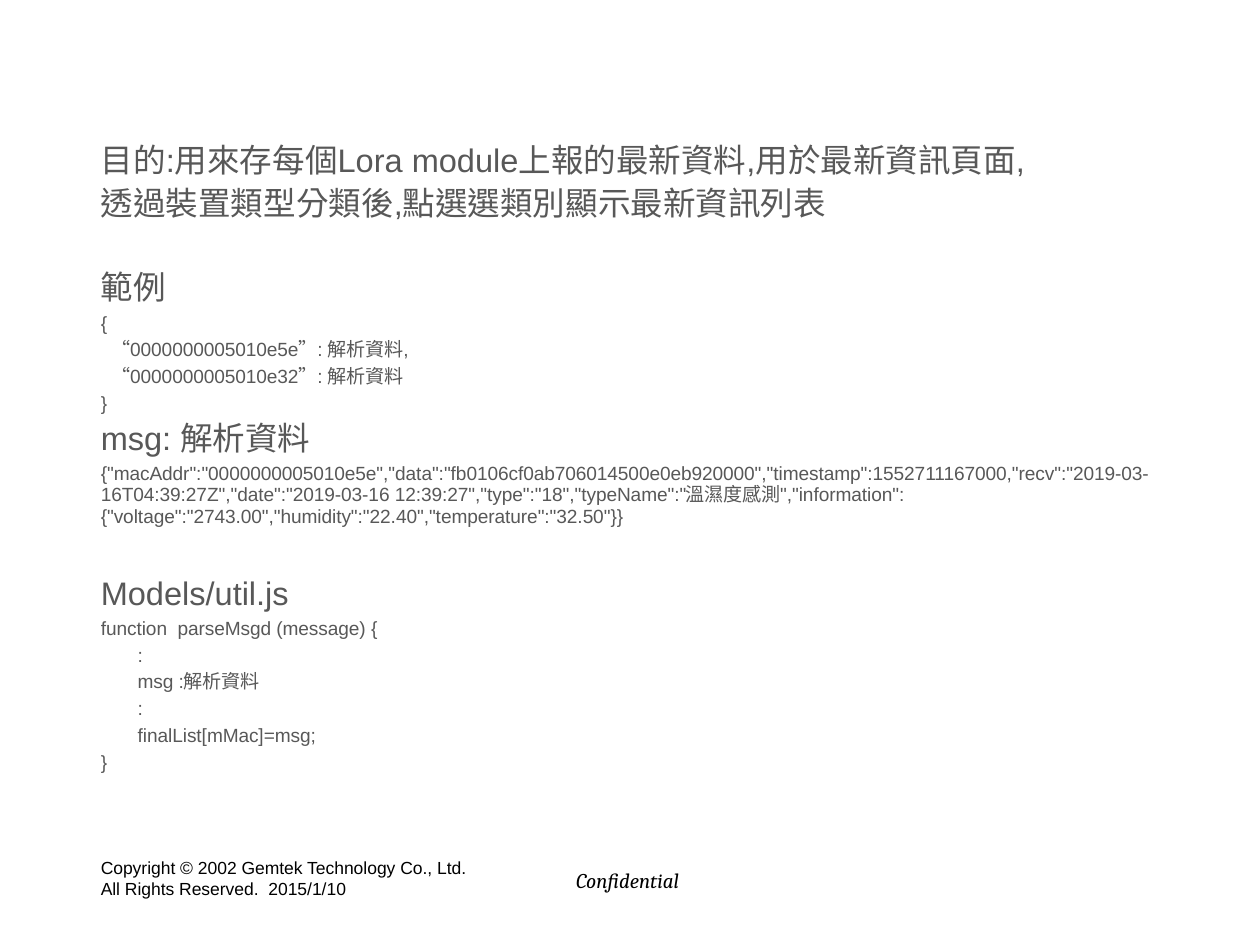
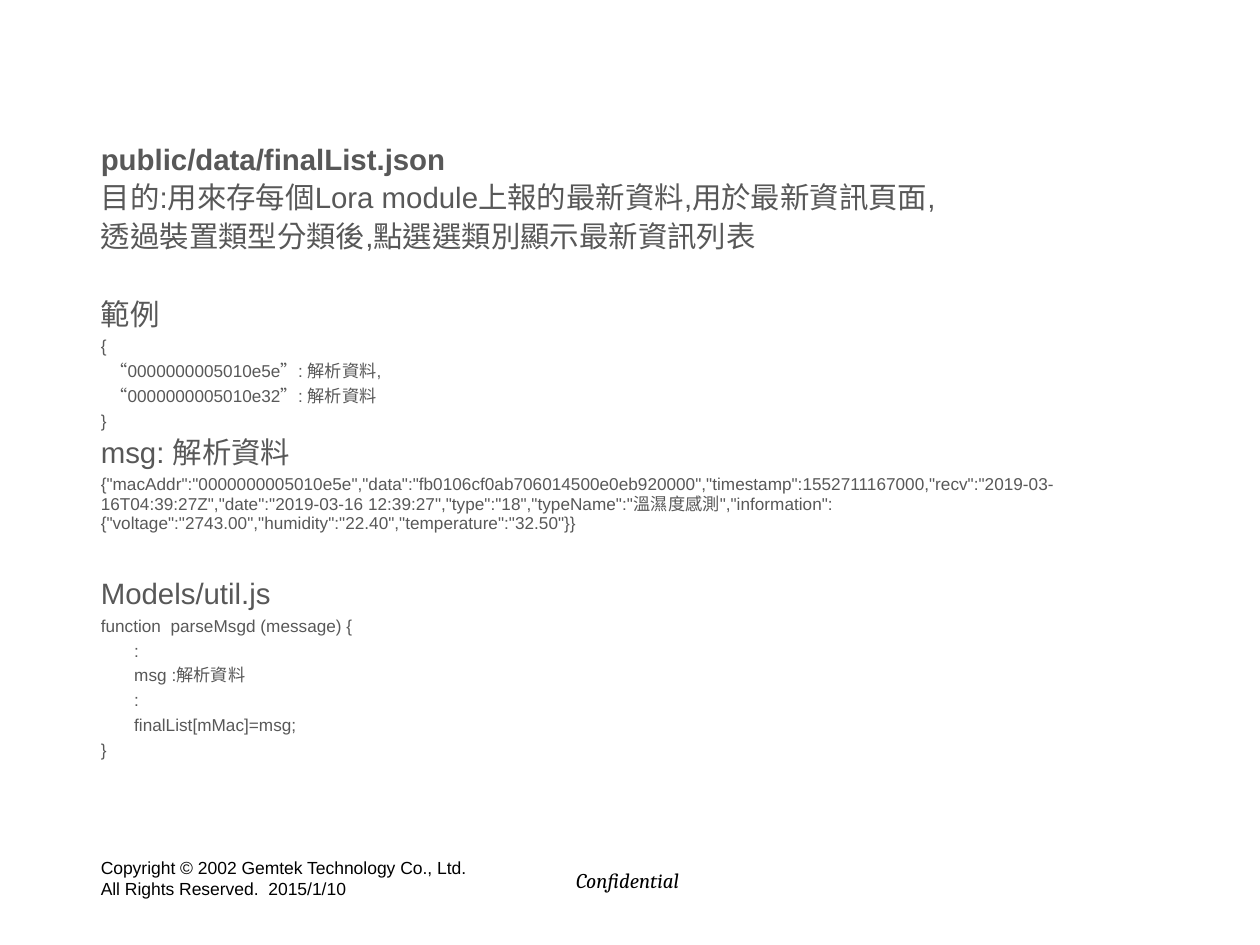
Before and after one commit to hyper570908/nodeDemo, a slide deck: slide 51 of doc/GIot_Session(win7).pptx (slide 47 before the commit). Drawn at 1260x945 pixels with LibreOffice and Linux fonts; fonts in the diff are those of the drawing; background and template pictures are left out. Boxes give left, top, right and bottom in pixels: in the first picture for what was removed or moved away, otherwise in the second. Text is boxed around its words. In the diff, an @@ line names an element or a change of style, - is before the commit and + after.

Commit message:
[0.0.7]依giot data format變更解析方式
1.data前一個byte變更為fport(資料類型),原因giot MQTT不保留fport data,因此須自行加入道data中
2.下方命令尚未打通

```diff
--- a/doc/GIot_Session(win7).pptx
+++ b/doc/GIot_Session(win7).pptx
@@ text at [101,148,445,175]: paragraph added @@
+public/data/finalList.json
@@ text at [101,183,1054,735]: size 18.6 to 16.8 pt in "目的:用來存每個Lora module上報的最新資料,用於最新資訊頁面,", "透過裝置類型分類後,點選選類別顯示最新資訊列表", "範例", "msg: 解析資料" and 1 more places; size 10.8 to 9.8 pt in "{", "“0000000005010e5e”: 解析資料,", "“0000000005010e32”: 解析資料", "}" and 7 more places @@
```
Also in this commit, not shown: 5 slides added, 1 slide removed, 8 other files.
